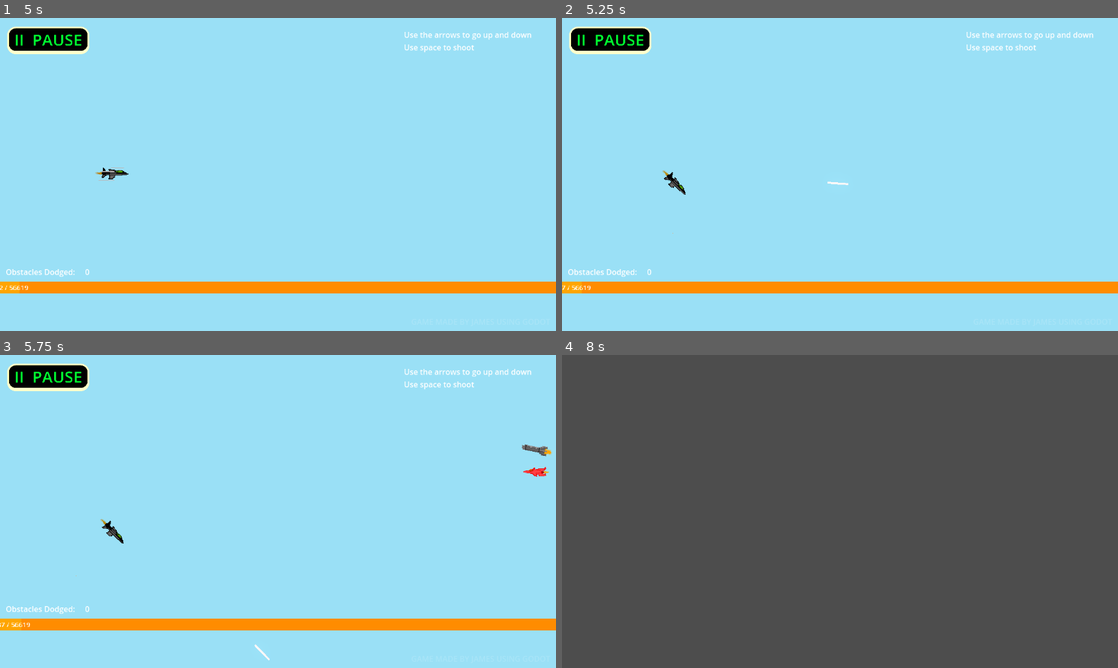
Above: before the commit, frames 1-4 (two rows, left to right).
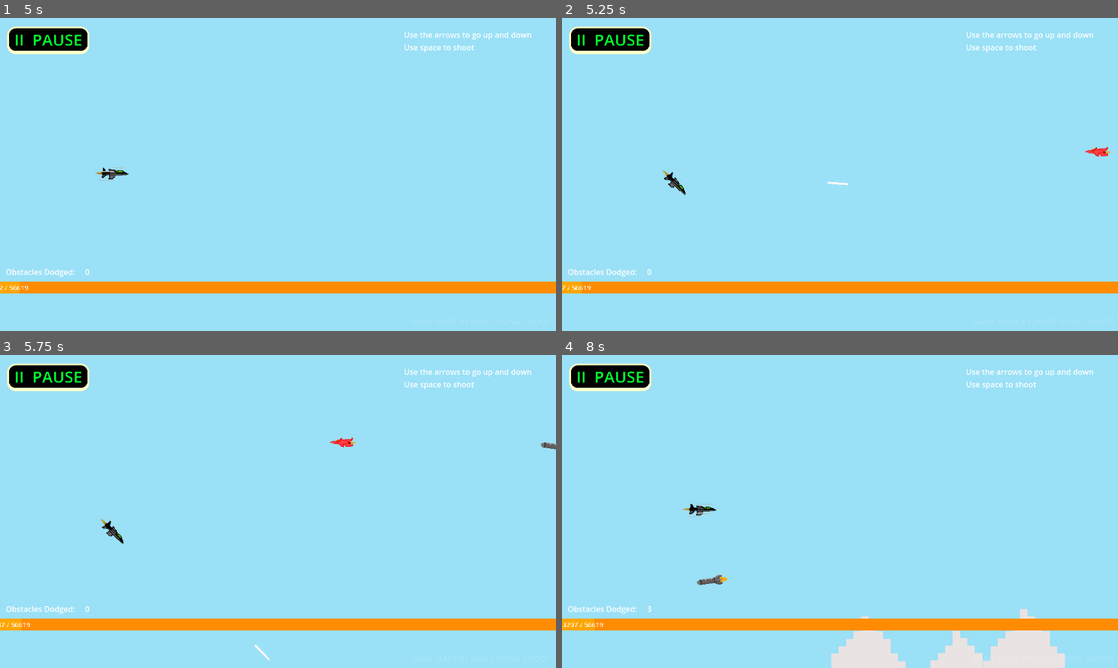
Above: after the commit, the same moments.

Repository: star6fish/DigitalTechInternalInternal
Game: Godot game, scene res://scenes/TestingScene.tscn
Same seed, same stepped clock (60 frames per second), same inputs: the game is played once before the commit and once after it. The project has no main scene, so this scene is started directly.
Inputs:
- Up to frame 1 (5 s): hold Right (ui_right) 0.53-1.28 s; hold Space (shoot) 0.53-1.28 s; hold Down (ui_down) 1.28-2.03 s; tap Space (shoot) at 1.35, 2.85, 4.35 s; hold Right (ui_right) 2.03-2.78 s; hold Space (shoot) 2.03-2.78 s; hold Up (ui_up) 2.78-3.53 s; hold Space (shoot) 3.53-4.28 s; hold Left (ui_left) from 3.53 s (still down)
- Up to frame 2 (5.25 s): release Left (ui_left) at 5.03 s; hold Down (ui_down) from 5.03 s (still down); hold Space (shoot) from 5.03 s (still down)
- Up to frame 3 (5.75 s): keep holding Down (ui_down); keep holding Space (shoot)
- Up to frame 4 (8 s): release Down (ui_down) at 5.78 s; release Space (shoot) at 5.78 s; hold Right (ui_right) 5.78-6.53 s; tap Space (shoot) at 5.85, 7.35 s; hold Up (ui_up) 6.53-7.28 s; hold Space (shoot) 6.53-7.28 s; hold Right (ui_right) from 7.28 s (still down)

Frame 1 is identical in both runs. In frame 2, less than 0.1% of the frame differs, in the area x 94-99%, y 41-45%; in frame 3, 0.3%; in frame 4, 100%, in the area x 0-100%, y 0-100%.

Commit message:
22/10/2024

Diff:
--- a/assets/DesertMountain.tscn
+++ b/assets/DesertMountain.tscn
@@ -1,6 +1,7 @@
-[gd_scene load_steps=5 format=3 uid="uid://ok6ygwfdvixd"]
+[gd_scene load_steps=6 format=3 uid="uid://ok6ygwfdvixd"]
 
 [ext_resource type="Script" path="res://scripts/DesertMountain.gd" id="1_klrxx"]
+[ext_resource type="PackedScene" uid="uid://bnupu42r46n7x" path="res://assets/explosion.tscn" id="2_ei3ve"]
 
 [sub_resource type="CircleShape2D" id="CircleShape2D_ge8go"]
 
@@ -18,7 +19,7 @@
 [node name="Node2D" type="Node2D"]
 scale = Vector2(180.051, 180.051)
 script = ExtResource("1_klrxx")
-explosion_scene = null
+explosion_scene = ExtResource("2_ei3ve")
 explosion_colour = Color(0.862745, 0.533333, 0, 1)
 metadata/DesertRug = true
 metadata/obstacle = true
--- a/scripts/Cactus.gd
+++ b/scripts/Cactus.gd
@@ -2,8 +2,6 @@
 
 @export var explosion_scene : PackedScene
 @export var explosion_colour : Color
-
-var crashing = false
 
 var explosion = false
 
@@ -12,8 +10,6 @@
 	if (object.get_parent().name == "CharacterBody2D"
 	and object.name != "ObstacleDetector"
 	or object.has_meta("Bullet")):
-
-		crashing = true
 
 		explosion = explosion_scene.instantiate()
 
@@ -25,5 +21,7 @@
 
 		get_parent().add_child(explosion)
 
+		queue_free()
+
 	elif object.name == "ObstaclePassDetector":
 		queue_free()
--- a/scripts/TestingScene.gd
+++ b/scripts/TestingScene.gd
@@ -19,7 +19,7 @@
 const OBSTACLE_SPAWN_OFFSET_X = 2000
 const OBSTACLE_SPAWN_DISTANCE_MINIMUM_Y = 10
 const OBSTACLE_SPAWN_RANDOMNESS_Y = 50
-const CACTUS_SPAWN_OFFSET_Y = -600
+const CACTUS_SPAWN_OFFSET_Y = 600
 const OBSTACLE_CLAMP_Y_MINIMUM = -1000
 const OBSTACLE_CLAMP_Y_MAXIMUM = -320
 
@@ -56,6 +56,48 @@
 
 func _home_button_pressed():
 	_home()
+
+
+func _get_obstacle_spawn_position_y(obstacle_select):
+
+	var can_spawn = true
+
+	var obstacle_position_y = clamp(randf_range(
+			$CharacterBody2D.position.y - OBSTACLE_SPAWN_RANDOMNESS_Y,
+		 	$CharacterBody2D.position.y + OBSTACLE_SPAWN_RANDOMNESS_Y),
+			OBSTACLE_CLAMP_Y_MINIMUM, OBSTACLE_CLAMP_Y_MAXIMUM)
+
+	for obstacle in obstacles:
+		if obstacles[obstacle] - obstacle_position_y < OBSTACLE_SPAWN_DISTANCE_MINIMUM_Y:
+			can_spawn = false
+
+	if (obstacle_select == mountain_scene
+	or obstacle_select == jungle_tree_obstacle1_scene
+	or obstacle_select == jungle_tree_obstacle2_scene):
+
+		obstacle_position_y = randf_range(100, 200)
+
+	elif obstacle_select == cactus_scene:
+
+		$RayCast2D.position = Vector2($CharacterBody2D.position.x + OBSTACLE_SPAWN_OFFSET_X,
+				 CAMERA_CLAMP_Y_MINIMUM)
+
+		if $RayCast2D.is_colliding():
+
+			var raycast_instance = $RayCast2D.get_collider()
+
+			if raycast_instance.has_meta("DesertRug"):
+				obstacle_position_y = CACTUS_SPAWN_OFFSET_Y - $RayCast2D.get_collision_point().y
+			else:
+				can_spawn = false
+		else:
+			can_spawn = false
+
+	if can_spawn == false:
+		obstacle_position_y = false
+
+	return obstacle_position_y
+
 
 # Spawn an obstacle
 func _spawn_obstacle():
@@ -94,40 +136,9 @@
 		elif obstacle_jet_plane_colour == 3:
 			obstacle_select = jet_plane_obstacle3_scene
 
-	var obstacle_position_y = clamp(randf_range(
-			$CharacterBody2D.position.y - OBSTACLE_SPAWN_RANDOMNESS_Y,
-		 	$CharacterBody2D.position.y + OBSTACLE_SPAWN_RANDOMNESS_Y),
-			OBSTACLE_CLAMP_Y_MINIMUM, OBSTACLE_CLAMP_Y_MAXIMUM)
-
-	var can_spawn = true
-
-	for obstacle in obstacles:
-		if obstacles[obstacle] - obstacle_position_y < OBSTACLE_SPAWN_DISTANCE_MINIMUM_Y:
-			can_spawn = false
-
-	if (obstacle_select == mountain_scene
-	or obstacle_select == jungle_tree_obstacle1_scene
-	or obstacle_select == jungle_tree_obstacle2_scene):
-
-		can_spawn = true
-		obstacle_position_y = randf_range(100, 200)
-
-	elif obstacle_select == cactus_scene:
-
-		$RayCast2D.position = Vector2($CharacterBody2D.position.x + OBSTACLE_SPAWN_OFFSET_X, CAMERA_CLAMP_Y_MAXIMUM)
-
-		if $RayCast2D.is_colliding():
-
-			var raycast_instance = $RayCast2D.get_collider()
-
-			if raycast_instance.has_meta("DesertRug"):
-				obstacle_position_y = CACTUS_SPAWN_OFFSET_Y - $RayCast2D.get_collision_point().y
-			else:
-				can_spawn = false
-		else:
-			can_spawn = false
-
-	if can_spawn == true:
+	var obstacle_position_y = _get_obstacle_spawn_position_y(obstacle_select)
+
+	if obstacle_position_y:
 
 		var obstacle = obstacle_select.instantiate()
 
@@ -136,6 +147,7 @@
 		add_child(obstacle)
 
 		obstacle.position.x = $CharacterBody2D.position.x + OBSTACLE_SPAWN_OFFSET_X
+
 		obstacle.position.y = obstacle_position_y
 
 		var double = random.randi_range(1, 4)
Binary file added: assets/WinScreen.png
Not shown, added: assets/WinScreen.png.import
